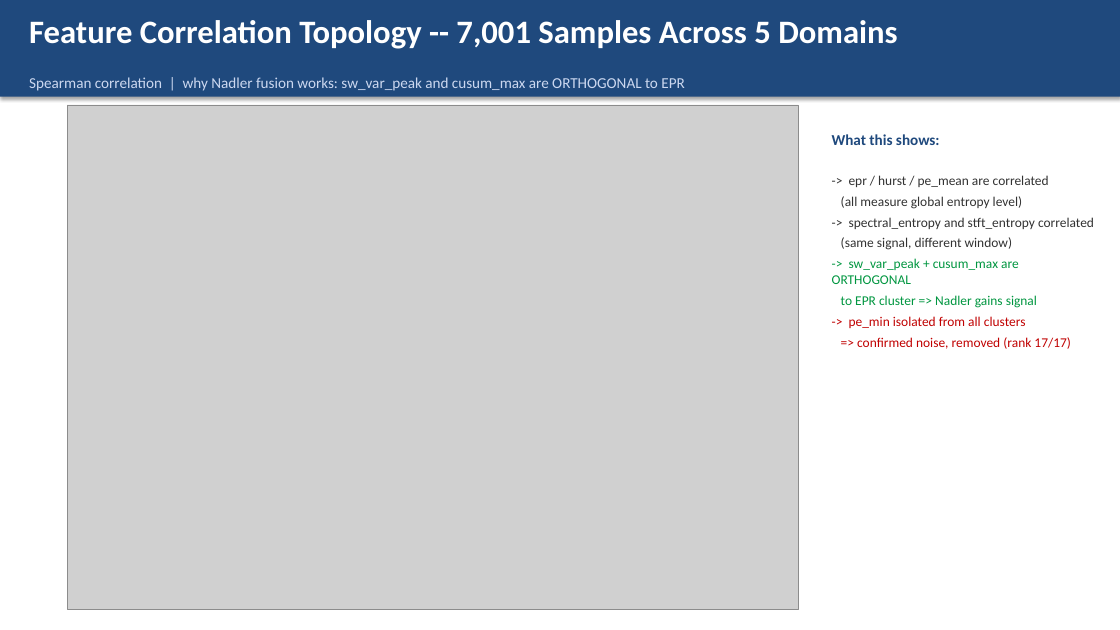
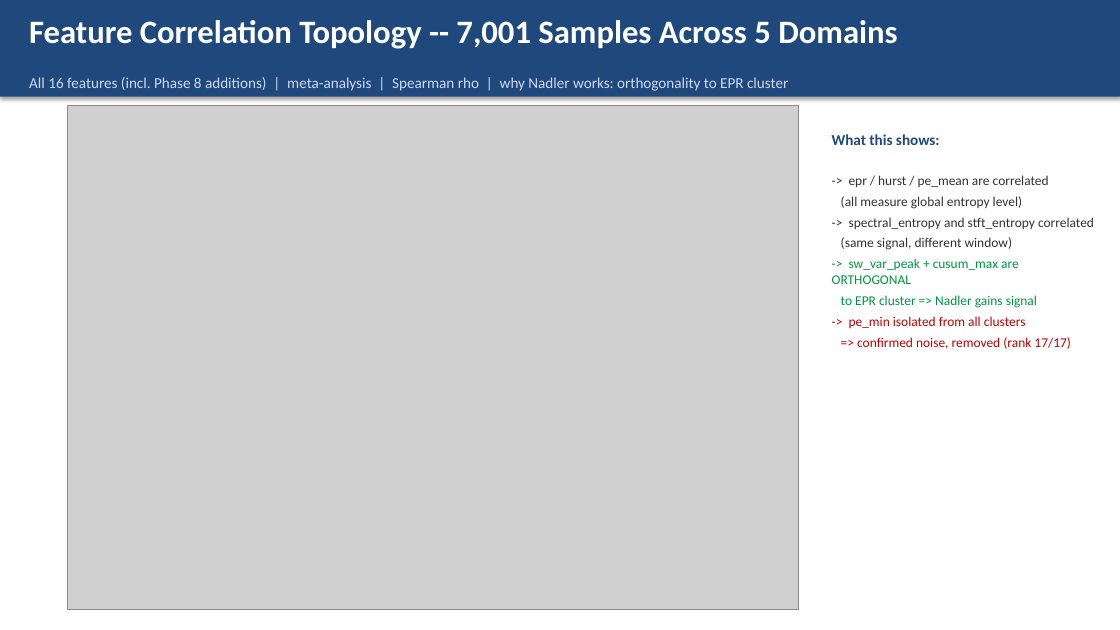
Before and after one commit to omrisegev/hallucination_detection, a slide deck: slide 5 of Hallucination_Detection_May18.pptx. Drawn at 1120x630 pixels with LibreOffice and Linux fonts; fonts in the diff are those of the drawing; grey boxes stand for pictures. Boxes give left, top, right and bottom in pixels: in the first picture for what was removed or moved away, otherwise in the second. Text is boxed around its words. In the diff, an @@ line names an element or a change of style, - is before the commit and + after.

```diff
--- a/Hallucination_Detection_May18.pptx
+++ b/Hallucination_Detection_May18.pptx
@@ text at box(29, 77, 788, 91): text changed @@
-Spearman correlation | why Nadler fusion works: sw_var_peak and cusum_max are ORTHOGONAL to EPR
+All 16 features (incl. Phase 8 additions) | meta-analysis | Spearman rho | why Nadler works: orthogonality to EPR cluster
```
Also in this commit, not shown: 7 other slides changed, 2 slides added, 2 slides removed, 2 other files.
